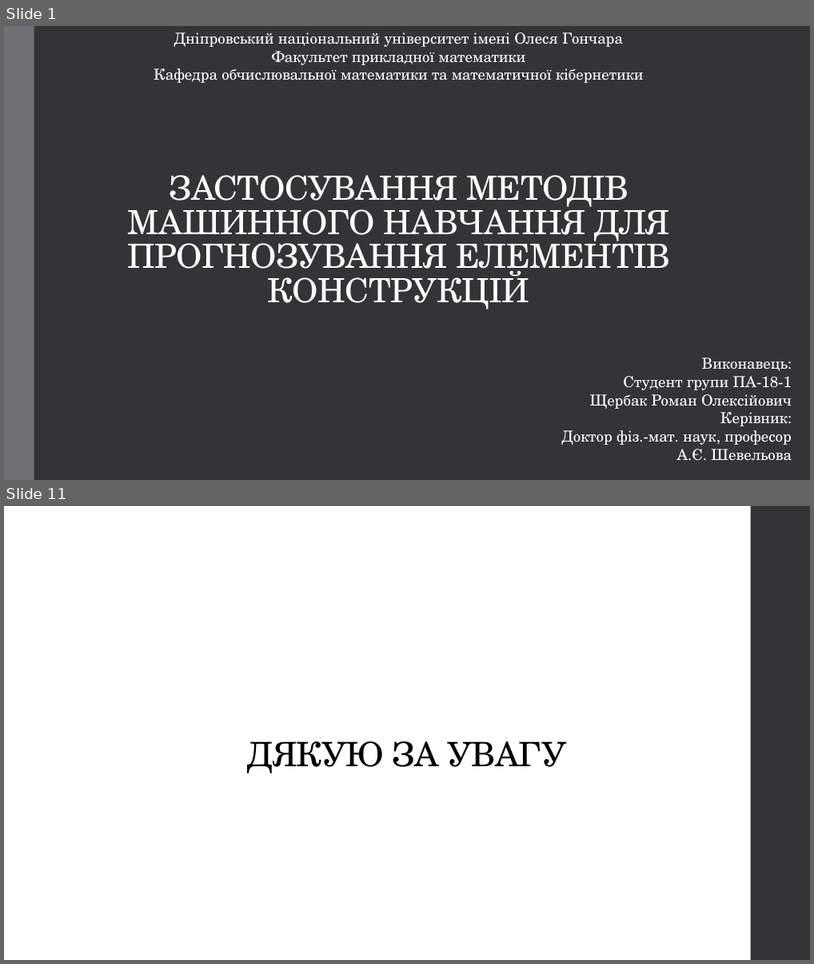
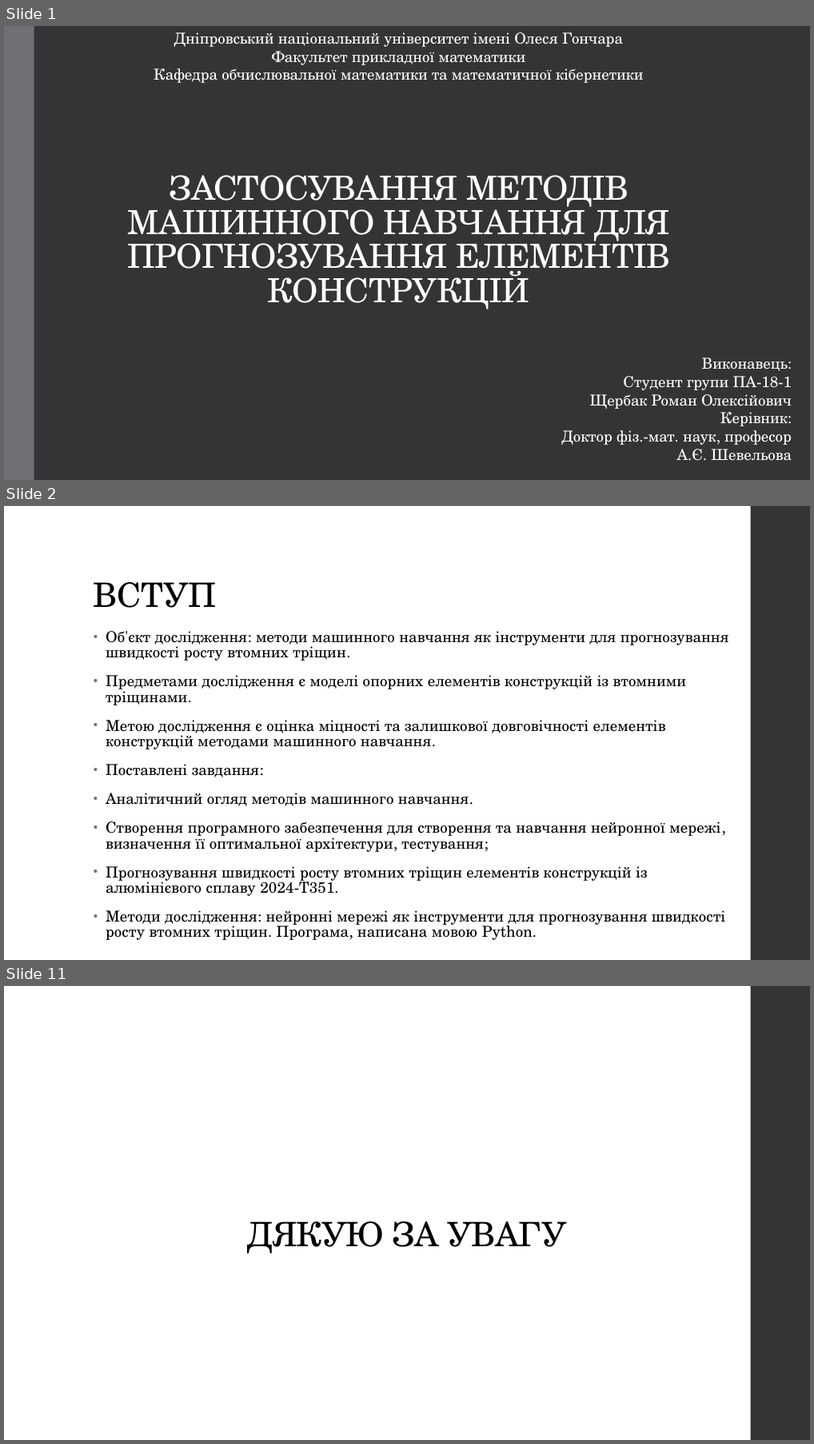
Before and after one commit to Romchyk-S/Thesis, a slide deck: Застосування методів машинного навчання для прогнозування елементів конструкцій.pptx. Shown one above the other, each under a label of ours: slides 1 and 11 before the commit, slides 1, 2 and 11 after it; the slides between them are not shown. The pictures are 814x964 and 814x1444 pixels, drawn with LibreOffice and Linux fonts; fonts in the diff are those of the drawing. Boxes give left, top, right and bottom in pixels: in the first picture for what was removed or moved away, otherwise in the second. Text is boxed around its words. In the diff, an @@ line names an element or a change of style, - is before the commit and + after.

```diff
--- a/Застосування методів машинного навчання для прогнозування елементів конструкцій.pptx
+++ b/Застосування методів машинного навчання для прогнозування елементів конструкцій.pptx
@@ slide 2 added at (4,506,810,960), background #FFFFFF; not listed: 1 template element that a slide beside it also shows @@
@@ title added at (94,582,216,608), 40 pt, text #000000 @@
+ВСТУП
@@ text added at (106,631,730,940), 18 pt, text #000000 @@
+• Об'єкт дослідження: методи машинного навчання як інструменти для прогнозування швидкості росту втомних тріщин.
+• Предметами дослідження є моделі опорних елементів конструкцій із втомними тріщинами.
+• Метою дослідження є оцінка міцності та залишкової довговічності елементів конструкцій методами машинного навчання.
+• Поставлені завдання:
+• Аналітичний огляд методів машинного навчання.
+• Створення програмного забезпечення для створення та навчання нейронної мережі, визначення її оптимальної архітектури, тестування;
+• Прогнозування швидкості росту втомних тріщин елементів конструкцій із алюмінієвого сплаву 2024-T351.
+• Методи дослідження: нейронні мережі як інструменти для прогнозування швидкості росту втомних тріщин. Програма, написана мовою Python.
```
Also in this commit, not shown: 3 slides changed, 5 other slides added, 6 slides removed, 2 other files.
